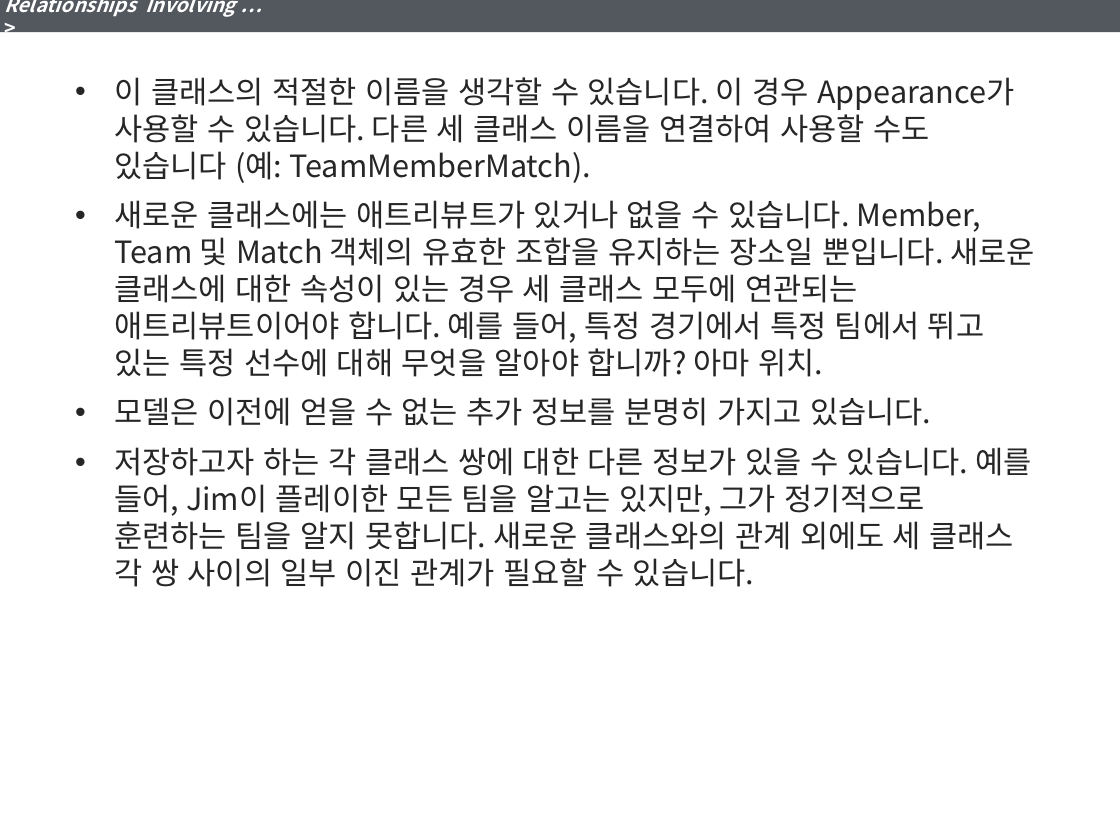
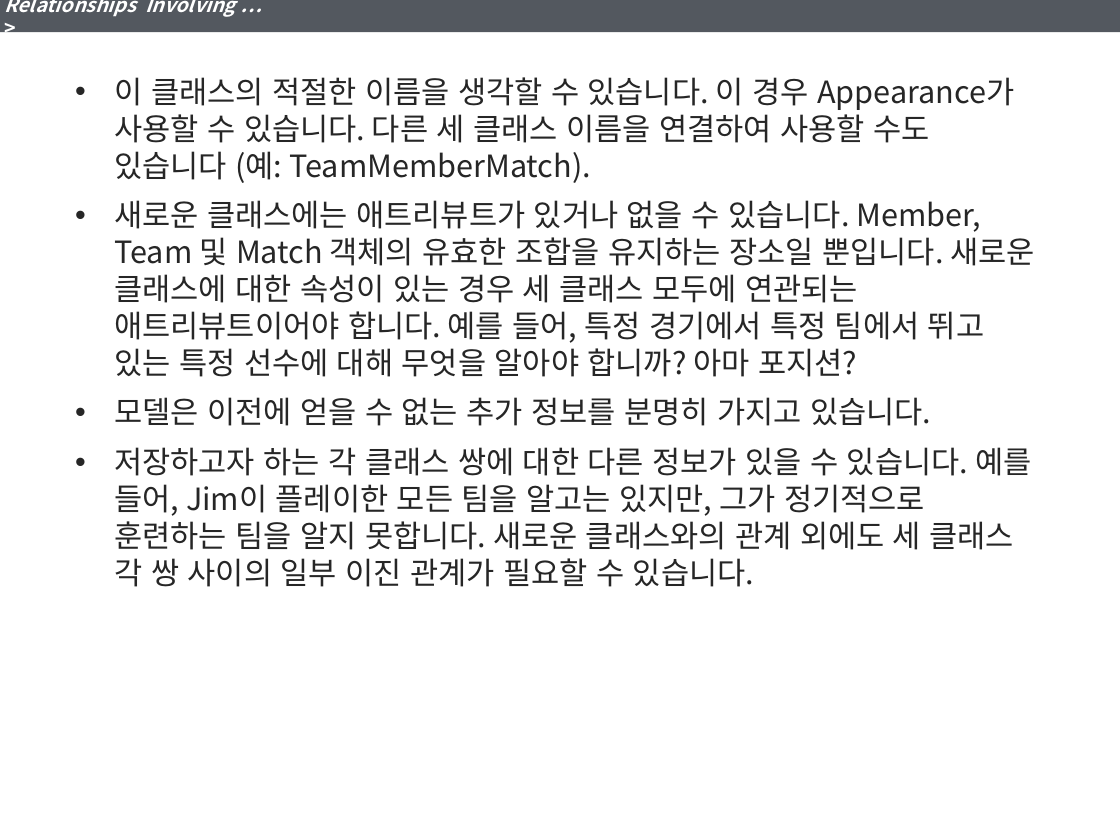
Before and after one commit to YoonJoon/KGarden, a slide deck: slide 38 of DBDesign/6_DevelopingaDataModel.pptx. Drawn at 1120x840 pixels with LibreOffice and Linux fonts; fonts in the diff are those of the drawing. Boxes give left, top, right and bottom in pixels: in the first picture for what was removed or moved away, otherwise in the second. Text is boxed around its words. In the diff, an @@ line names an element or a change of style, - is before the commit and + after.

```diff
--- a/DBDesign/6_DevelopingaDataModel.pptx
+++ b/DBDesign/6_DevelopingaDataModel.pptx
@@ text at <box>114,200,1035,377</box>: text changed @@
-• 새로운 클래스에는 애트리뷰트가 있거나 없을 수 있습니다. Member, Team 및 Match 객체의 유효한 조합을 유지하는 장소일 뿐입니다. 새로운 클래스에 대한 속성이 있는 경우 세 클래스 모두에 연관되는 애트리뷰트이어야 합니다. 예를 들어, 특정 경기에서 특정 팀에서 뛰고 있는 특정 선수에 대해 무엇을 알아야 합니까? 아마 위치.
+• 새로운 클래스에는 애트리뷰트가 있거나 없을 수 있습니다. Member, Team 및 Match 객체의 유효한 조합을 유지하는 장소일 뿐입니다. 새로운 클래스에 대한 속성이 있는 경우 세 클래스 모두에 연관되는 애트리뷰트이어야 합니다. 예를 들어, 특정 경기에서 특정 팀에서 뛰고 있는 특정 선수에 대해 무엇을 알아야 합니까? 아마 포지션?
```
Also in this commit, not shown: 7 other slides changed.
